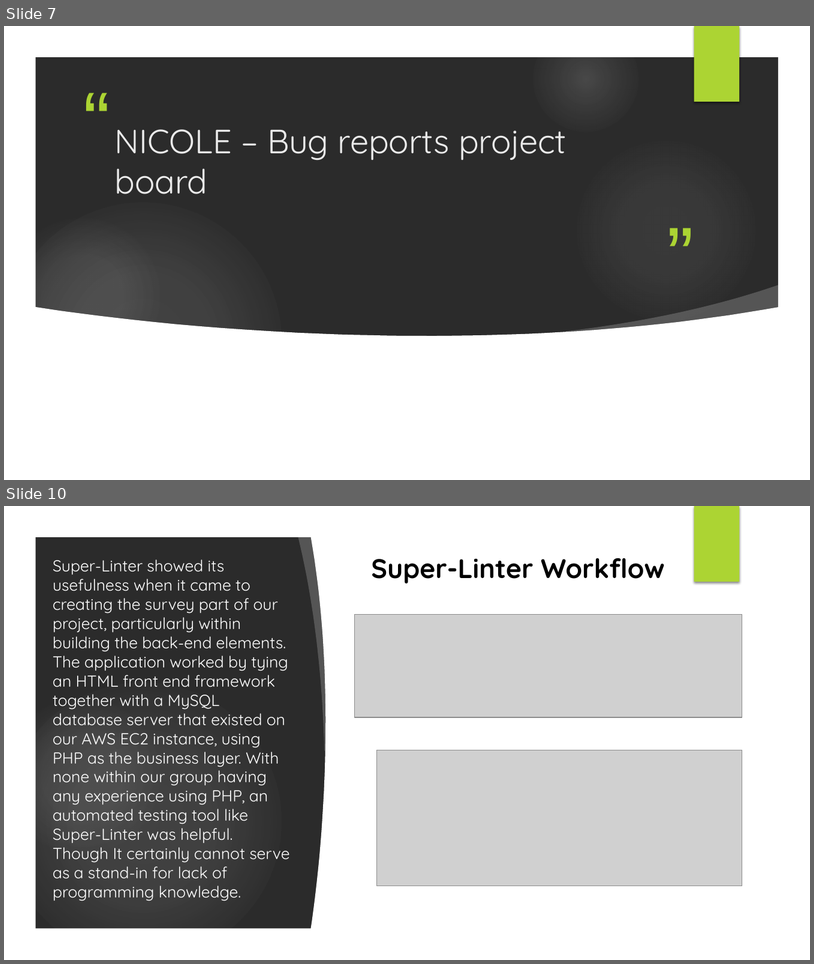
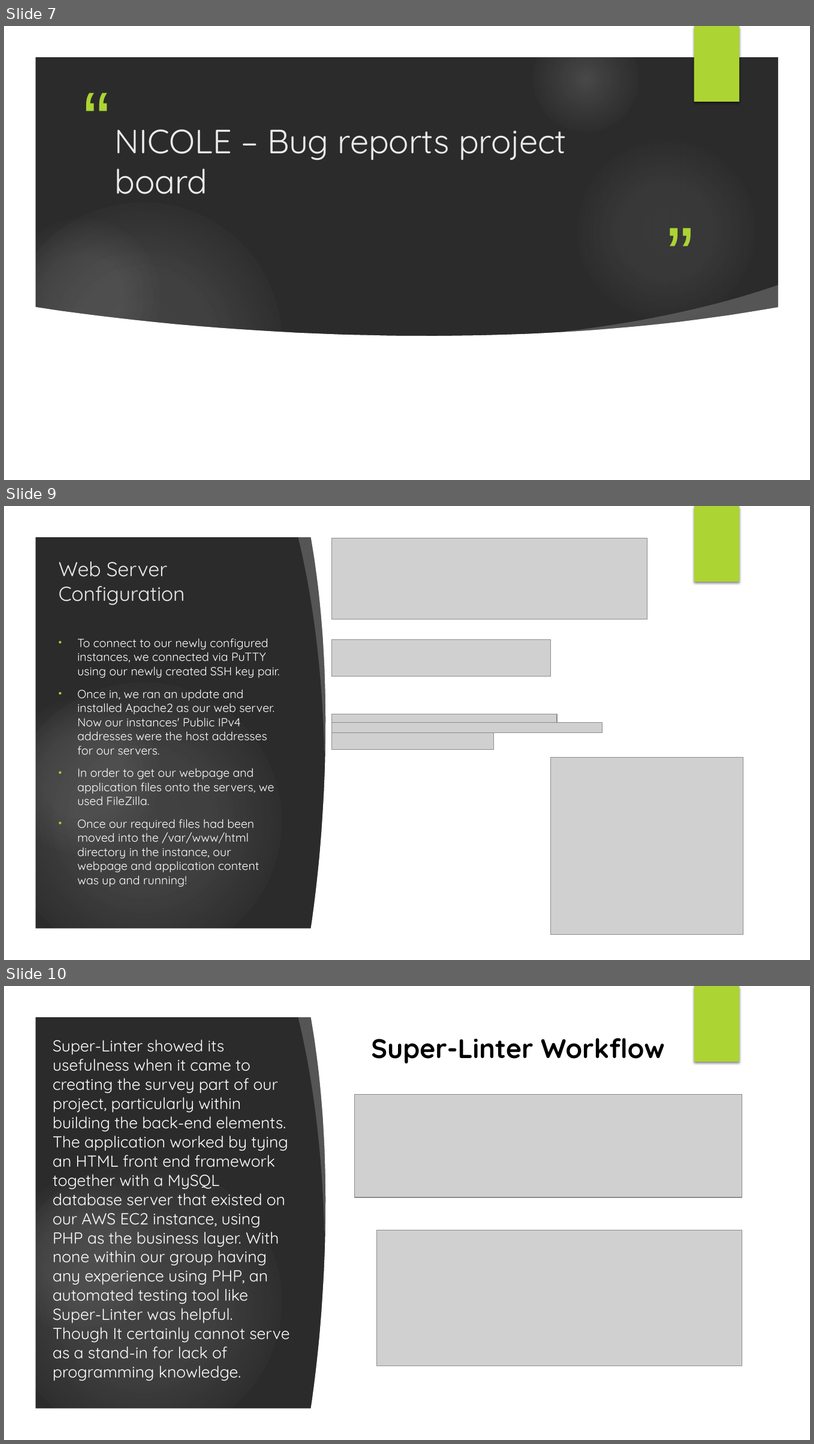
Before and after one commit to rBrown6/Group-2-Project-Repository, a slide deck: it115grp2Presentation .pptx. Shown one above the other, each under a label of ours: slides 7 and 10 before the commit, slides 7, 9 and 10 after it; the slides between them are not shown. The pictures are 814x964 and 814x1444 pixels, drawn with LibreOffice and Linux fonts; fonts in the diff are those of the drawing; grey boxes stand for pictures; background and template pictures are left out; a plain dark background stands for a picture behind light text. Boxes give left, top, right and bottom in pixels: in the first picture for what was removed or moved away, otherwise in the second. Text is boxed around its words. In the diff, an @@ line names an element or a change of style, - is before the commit and + after.

```diff
--- a/it115grp2Presentation .pptx
+++ b/it115grp2Presentation .pptx
@@ slide 9 added at <box>4,506,810,960</box>, background picture (left out); not listed: 9 template elements that a slide beside it also shows @@
@@ picture added at <box>332,538,648,619</box> @@
@@ title added at <box>59,561,185,605</box>, 24 pt, text #EBEBEB @@
+Web Server Configuration
@@ text added at <box>77,638,280,886</box>, 14 pt, text #FFFFFF @@
+• To connect to our newly configured instances, we connected via PuTTY using our newly created SSH key pair.
+• Once in, we ran an update and installed Apache2 as our web server. Now our instances' Public IPv4 addresses were the host addresses for our servers.
+• In order to get our webpage and application files onto the servers, we used FileZilla.
+• Once our required files had been moved into the /var/www/html directory in the instance, our webpage and application content was up and running!
@@ picture added at <box>332,640,551,676</box> @@
@@ picture added at <box>332,714,558,723</box> @@
@@ picture added at <box>332,722,603,732</box> @@
@@ picture added at <box>332,732,494,749</box> @@
@@ picture added at <box>551,757,744,934</box> @@
```
Also in this commit, not shown: 1 slide changed, 1 slide removed.
